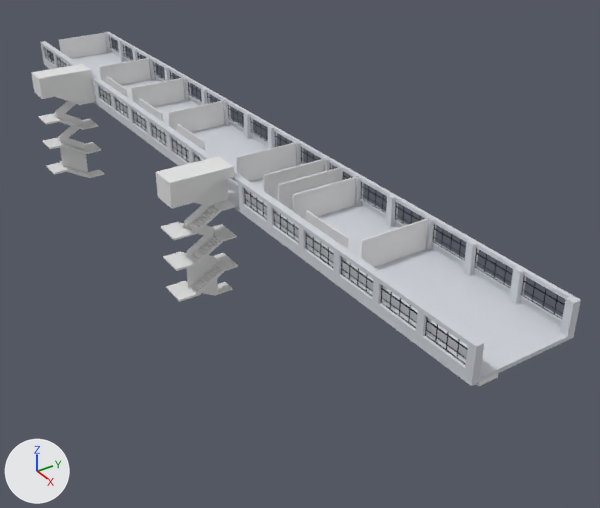
An edit to the Blender file 3dMap.blend, drawn before and after from the same camera.
Both versions are drawn from a 50 mm camera at (84.5, -59.2, 49.7) aimed at (16.7, -14.3, 3.5). Arrows for +X, +Y and +Z are at lower left; the lights stay in place.

In view in the first picture: 'Str S 3F', 'Str S 4F', 'floor S 4F', 'overWindow S 4F', 'overWindow S 4F-2', 'pillar S 4F', 'underWindow S 4F', 'underWindow S 4F-2', 'wall 1A~Out.001', 'wall 1B~Str4F2.001', 'wall Lang2~1A.001', 'window S 4F'.
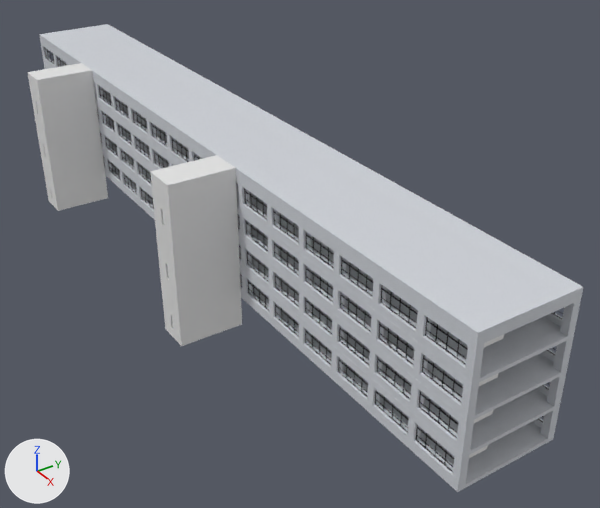
Pixel boxes (x1, y1, x2, y2) of what changed, in the pictures (600 x 508 px):
'celling S', shown
    after: (39, 24, 583, 347)
'Str_W S 4F', added
    after: (27, 63, 238, 243)
'Str_W S 3F', added
    after: (35, 115, 240, 297)
'Str_W S 3F.001', added
    after: (42, 158, 242, 346)
'floor S 3F', shown
    after: (97, 108, 567, 423)
'floor S 2F', shown
    after: (100, 132, 560, 458)
'floor S 1F', shown
    after: (103, 156, 554, 492)
'pillar S 3F', shown
    after: (44, 65, 573, 419)
'underWindow S 3F-2', shown
    after: (98, 117, 461, 413)
'pillar S 2F', shown
    after: (101, 130, 566, 455)
'underWindow S 2F-2', shown
    after: (101, 141, 457, 448)
'underWindow S 1F-2', shown
    after: (104, 164, 453, 482)
'pillar S 1F', shown
    after: (104, 154, 560, 488)
'window S 3F', shown
    after: (97, 109, 556, 402)
'window S 2F', shown
    after: (100, 133, 550, 438)
'window S 1F-2', shown
    after: (103, 157, 454, 472)
'overWindow S 3F-2', shown
    after: (46, 67, 464, 384)
'overWindow S 2F-2', shown
    after: (100, 130, 459, 421)
'overWindow S 1F-2', shown
    after: (103, 153, 455, 456)
'under S 5F', shown
    after: (484, 334, 504, 347)
'under S 3F', shown
    after: (474, 410, 493, 423)
'under S 2F', shown
    after: (469, 445, 488, 458)
part 1 of me_立方体_286, cut back
    before: (42, 114, 238, 302)
'floor S 4F', unchanged, covered by the edit
    before: (44, 53, 574, 386)
    after: (44, 59, 574, 386)
'Str S 4F', unchanged, covered by the edit
    before: (31, 64, 235, 240)
    after: (31, 64, 234, 183)
'overWindow S 4F-2', unchanged, covered by the edit
    before: (42, 43, 476, 345)
    after: (42, 43, 469, 345)
'overWindow S 4F', unchanged, covered by the edit
    before: (108, 33, 573, 299)

The change, as a list of edits to the scene's bpy script:
```text
Change me_立方体_286:
    used by ob_str_s_3f; location = (-18.4, -28.3, 11.6)
    remove me_立方体_286.from_pydata(...)  # 316 vertices, 170 faces, 2 loose edges; spans x -1.5..1.5, y -2.44..4.31, z -8.61..0.46
    add me_立方体_286.from_pydata(...)  # 141 vertices, 79 faces; spans x -1.53..1.47, y -3.34..3.41, z -1.9..1.98
    me_立方体_286 part 1: 316 vertices removed from x -1.5..1.5, y -2.44..4.31, z -8.61..0.46; 141 vertices added at x -1.53..1.47, y -3.34..3.41, z -1.9..1.98
Add me_立方体_069:
    me_立方体_069.from_pydata(...)  # 32 vertices, 28 faces; spans x -1.88..1.88, y -3.75..3.38, z -3.0..3.0
Change ob_celling_s:
    remove ob_celling_s.hide_set(True)  # its collection is switched off
Change ob_under_s_5f:
    remove ob_under_s_5f.hide_set(True)  # its collection is switched off
Change ob_window_s_3f:
    remove ob_window_s_3f.hide_set(True)  # its collection is switched off
Change ob_pillar_s_3f:
    remove ob_pillar_s_3f.hide_set(True)  # its collection is switched off
Change ob_underwindow_s_3f_2:
    remove ob_underwindow_s_3f_2.hide_set(True)  # its collection is switched off
Change ob_floor_s_3f:
    remove ob_floor_s_3f.hide_set(True)  # its collection is switched off
Change ob_overwindow_s_3f_2:
    remove ob_overwindow_s_3f_2.hide_set(True)  # its collection is switched off
Change ob_under_s_3f:
    remove ob_under_s_3f.hide_set(True)  # its collection is switched off
Change ob_floor_s_2f:
    remove ob_floor_s_2f.hide_set(True)  # its collection is switched off
Change ob_pillar_s_2f:
    remove ob_pillar_s_2f.hide_set(True)  # its collection is switched off
Change ob_window_s_2f:
    remove ob_window_s_2f.hide_set(True)  # its collection is switched off
Change ob_under_s_2f:
    remove ob_under_s_2f.hide_set(True)  # its collection is switched off
Change ob_overwindow_s_2f_2:
    remove ob_overwindow_s_2f_2.hide_set(True)  # its collection is switched off
Change ob_underwindow_s_2f_2:
    remove ob_underwindow_s_2f_2.hide_set(True)  # its collection is switched off
Change ob_underwindow_s_1f_2:
    remove ob_underwindow_s_1f_2.hide_set(True)  # its collection is switched off
Change ob_floor_s_1f:
    remove ob_floor_s_1f.hide_set(True)  # its collection is switched off
Change ob_pillar_s_1f:
    remove ob_pillar_s_1f.hide_set(True)  # its collection is switched off
Change ob_overwindow_s_1f_2:
    remove ob_overwindow_s_1f_2.hide_set(True)  # its collection is switched off
Change ob_window_s_1f_2:
    remove ob_window_s_1f_2.hide_set(True)  # its collection is switched off
Add ob_str_w_s_3f_001:
    ob_str_w_s_3f_001 = bpy.data.objects.new('Str_W S 3F.001', me_立方体_069)
    ob_str_w_s_3f_001.location = (-18.4, -27.4, 2.6)
    _m = ob_str_w_s_3f_001.modifiers.new('ミラー', 'MIRROR')
    _m.mirror_object = ob_center_special
Add ob_str_w_s_3f:
    ob_str_w_s_3f = bpy.data.objects.new('Str_W S 3F', me_立方体_069.copy())
    ob_str_w_s_3f.location = (-18.4, -27.4, 8.6)
    _m = ob_str_w_s_3f.modifiers.new('ミラー', 'MIRROR')
    _m.mirror_object = ob_center_special
Add ob_str_w_s_4f:
    ob_str_w_s_4f = bpy.data.objects.new('Str_W S 4F', me_立方体_069.copy())
    ob_str_w_s_4f.location = (-18.4, -27.4, 14.6)
    _m = ob_str_w_s_4f.modifiers.new('ミラー', 'MIRROR')
    _m.mirror_object = ob_center_special
```
